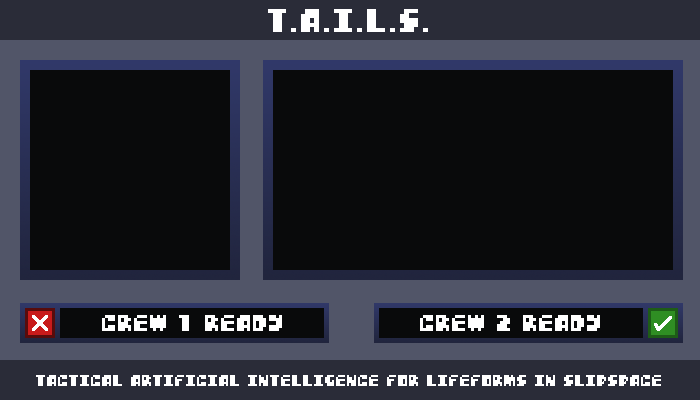
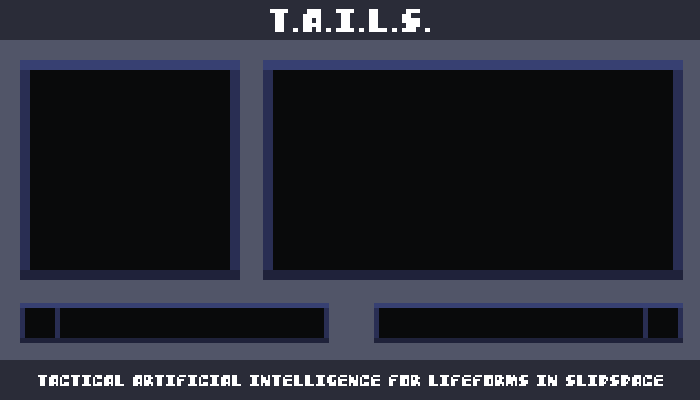
The second (700, 400) image is a revision of the first. Changes to its layers:
hid "ready" over [25, 308, 678, 338]
painted on "text" over [36, 9, 663, 386]
painted on "over" over [20, 60, 683, 343]
added layer "over base" above "base" over [25, 70, 678, 338]
